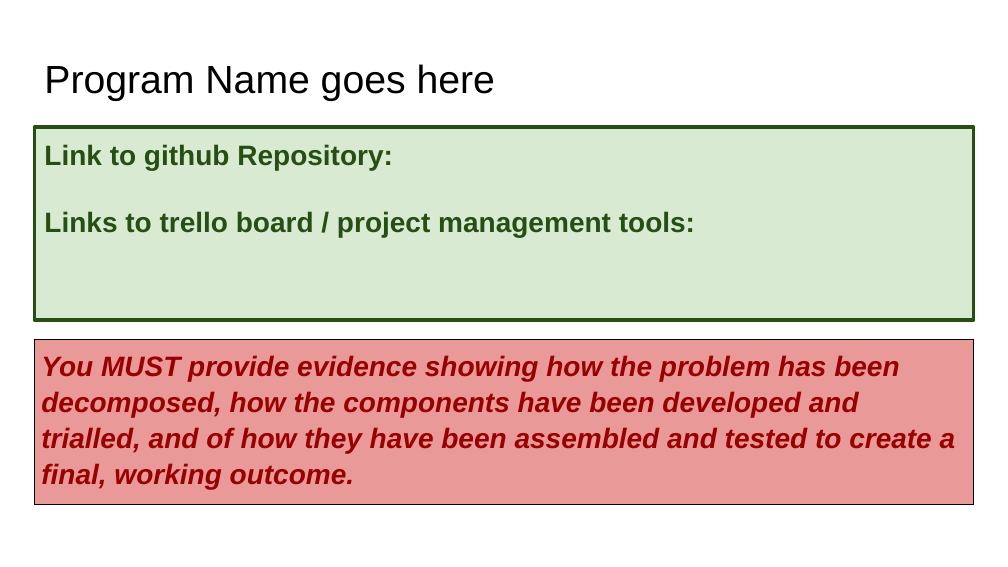
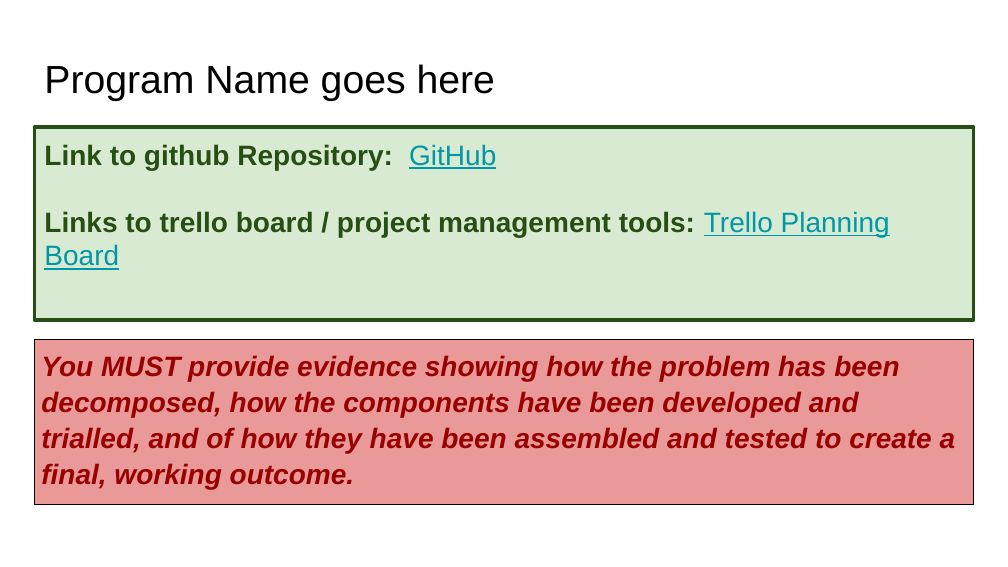
Before and after one commit to LaurenceStewart/Pizza_Bot, a slide deck: slide 1 of 022_91893+_+91897+Documentation.pptx. Drawn at 1008x567 pixels with LibreOffice and Linux fonts; fonts in the diff are those of the drawing. Boxes give left, top, right and bottom in pixels: in the first picture for what was removed or moved away, otherwise in the second. Text is boxed around its words. In the diff, an @@ line names an element or a change of style, - is before the commit and + after.

```diff
--- a/022_91893+_+91897+Documentation.pptx
+++ b/022_91893+_+91897+Documentation.pptx
@@ text at box(44, 144, 890, 270): text changed @@
-Link to github Repository:
-Links to trello board / project management tools:
+Link to github Repository: GitHub
+Links to trello board / project management tools: Trello Planning Board
```
Also in this commit, not shown: 2 other slides changed, 40 slides added, 1 slide removed, 3 other files.
